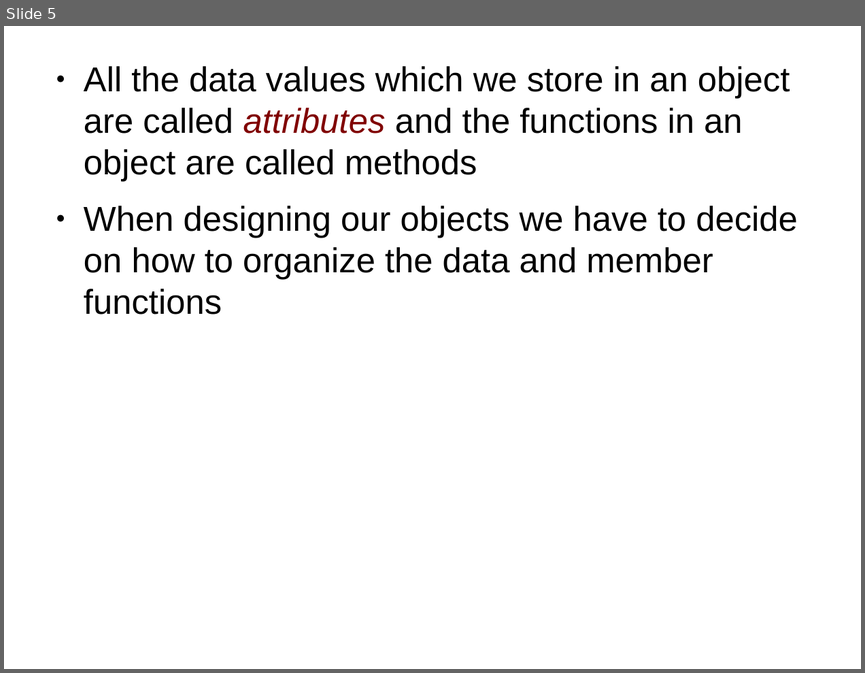
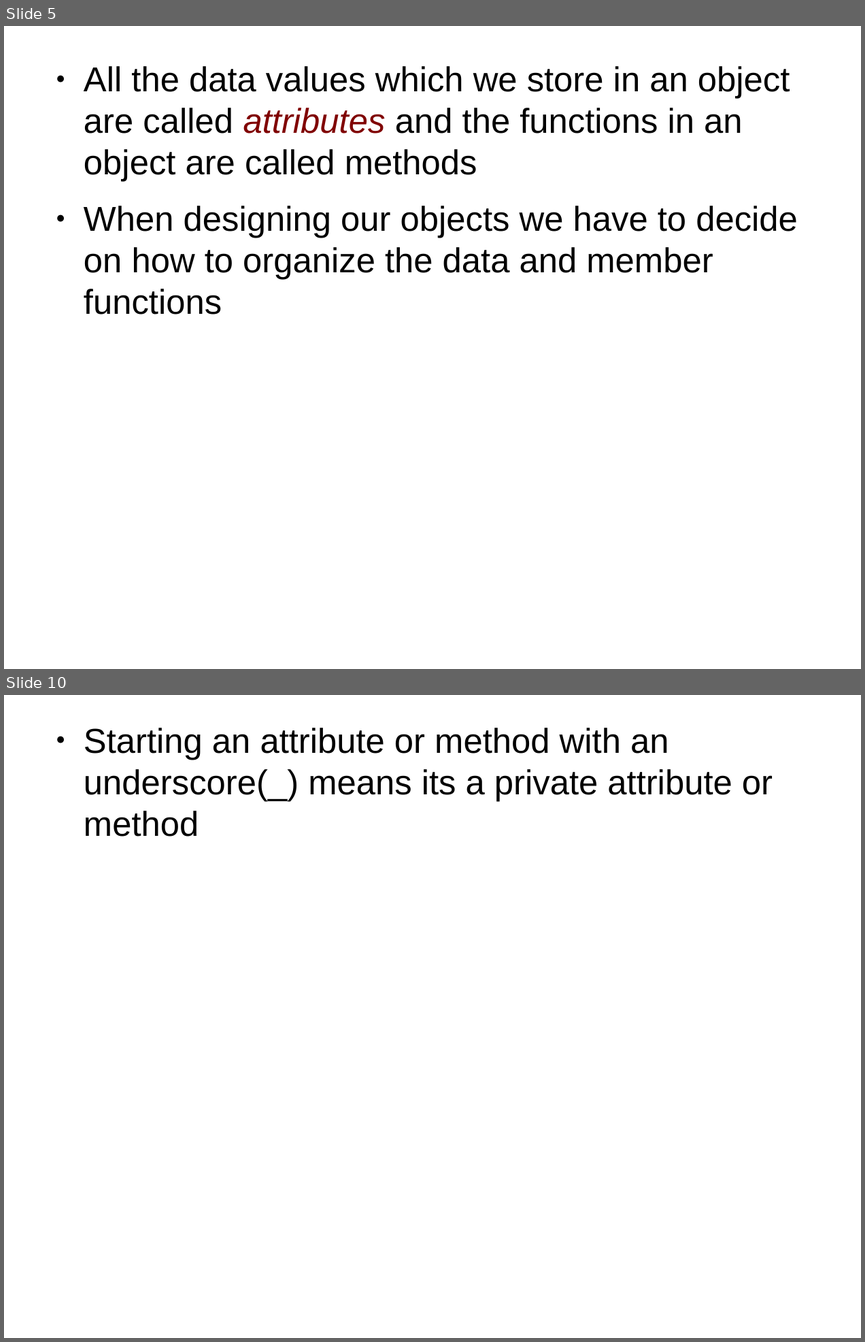
Before and after one commit to Austin0077/mmu_PythonBootcamp, a slide deck: notes/oop_python.odp. Shown one above the other, each under a label of ours: slide 5 before the commit, slides 5 and 10 after it; the slides between them are not shown. The pictures are 865x673 and 865x1342 pixels, drawn with LibreOffice and Linux fonts; fonts in the diff are those of the drawing. Boxes give left, top, right and bottom in pixels: in the first picture for what was removed or moved away, otherwise in the second. Text is boxed around its words. In the diff, an @@ line names an element or a change of style, - is before the commit and + after.

```diff
--- a/notes/oop_python.odp
+++ b/notes/oop_python.odp
@@ slide 10 added at (4, 695, 861, 1338), background #FFFFFF @@
@@ text added at (84, 728, 772, 836), 32 pt, text #000000 @@
+● Starting an attribute or method with an underscore(_) means its a private attribute or method
```
Also in this commit, not shown: 2 slides changed, 3 other slides added, 1 slide removed, 2 other files.
